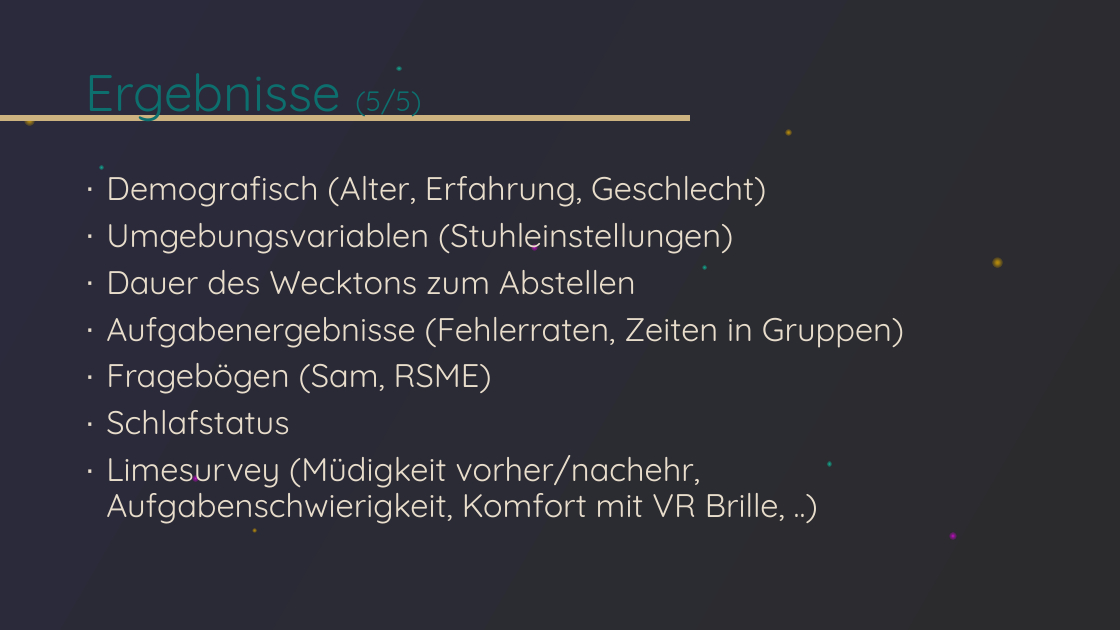
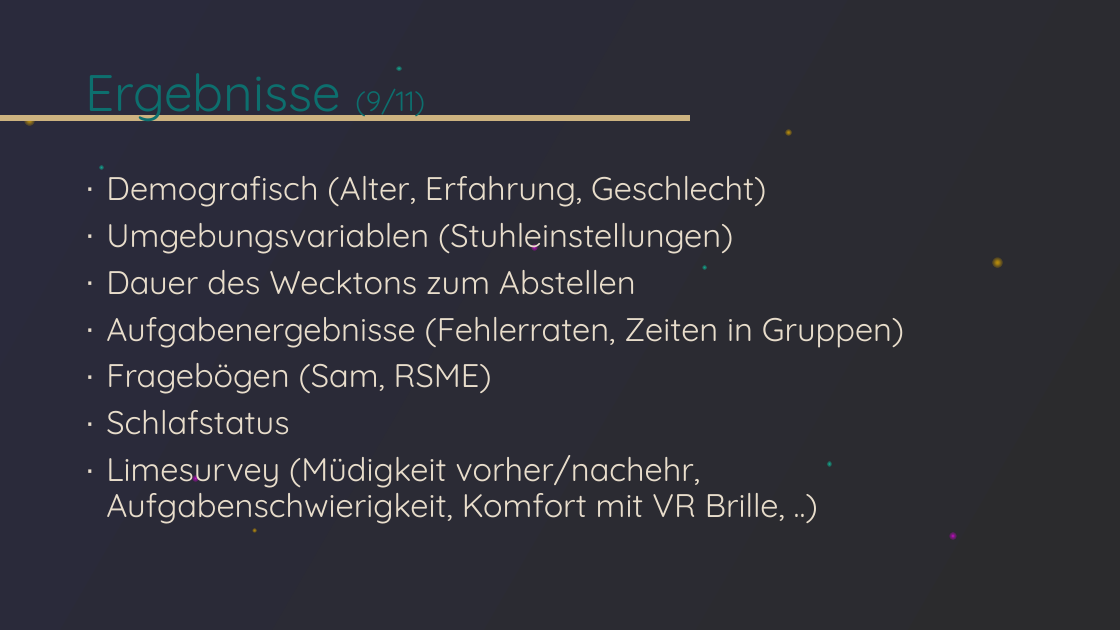
Before and after one commit to tlahmann/mci-af, a slide deck: slide 20 of presentation/Resync Studie.pptx (slide 18 before the commit). Drawn at 1120x630 pixels with LibreOffice and Linux fonts; fonts in the diff are those of the drawing. Boxes give left, top, right and bottom in pixels: in the first picture for what was removed or moved away, otherwise in the second. Text is boxed around its words. In the diff, an @@ line names an element or a change of style, - is before the commit and + after.

```diff
--- a/presentation/Resync Studie.pptx
+++ b/presentation/Resync Studie.pptx
@@ title at [85,73,425,121]: text changed @@
-Ergebnisse (5/5)
+Ergebnisse (9/11)
```
Also in this commit, not shown: 10 other slides changed, 17 slides added, 2 slides removed.
